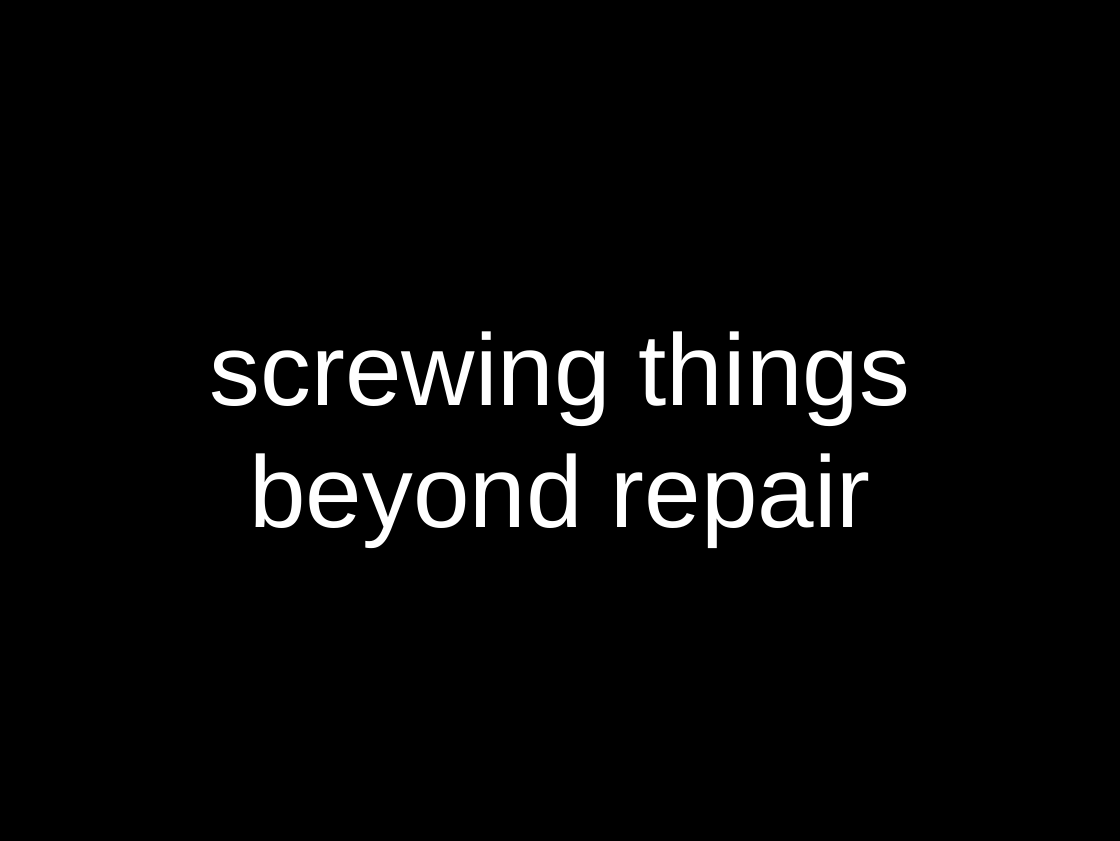
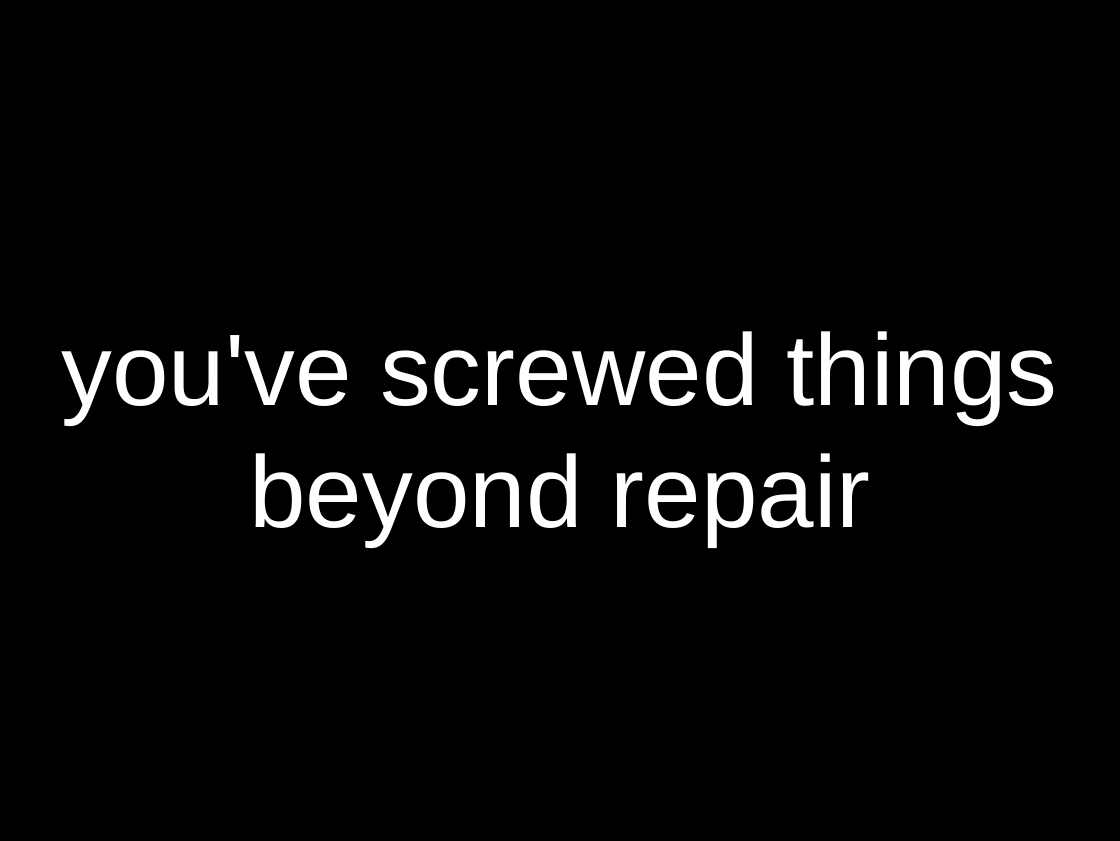
Before and after one commit to sneakin/git-presentation, a slide deck: slide 6 of slides.odp (slide 4 before the commit). Drawn at 1120x841 pixels with LibreOffice and Linux fonts; fonts in the diff are those of the drawing. Boxes give left, top, right and bottom in pixels: in the first picture for what was removed or moved away, otherwise in the second. Text is boxed around its words. In the diff, an @@ line names an element or a change of style, - is before the commit and + after.

```diff
--- a/slides.odp
+++ b/slides.odp
@@ title at box(62, 331, 1058, 546): text changed @@
-screwing things beyond repair
+you've screwed things beyond repair
```
Also in this commit, not shown: 8 slides added, 1 slide removed.
